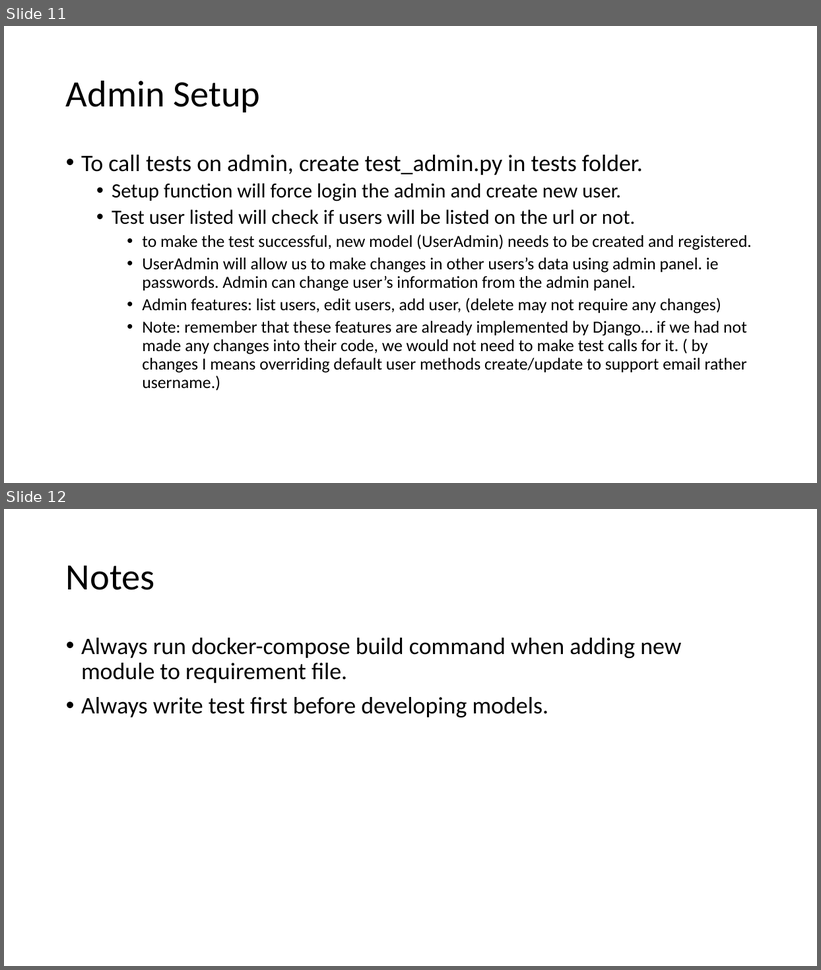
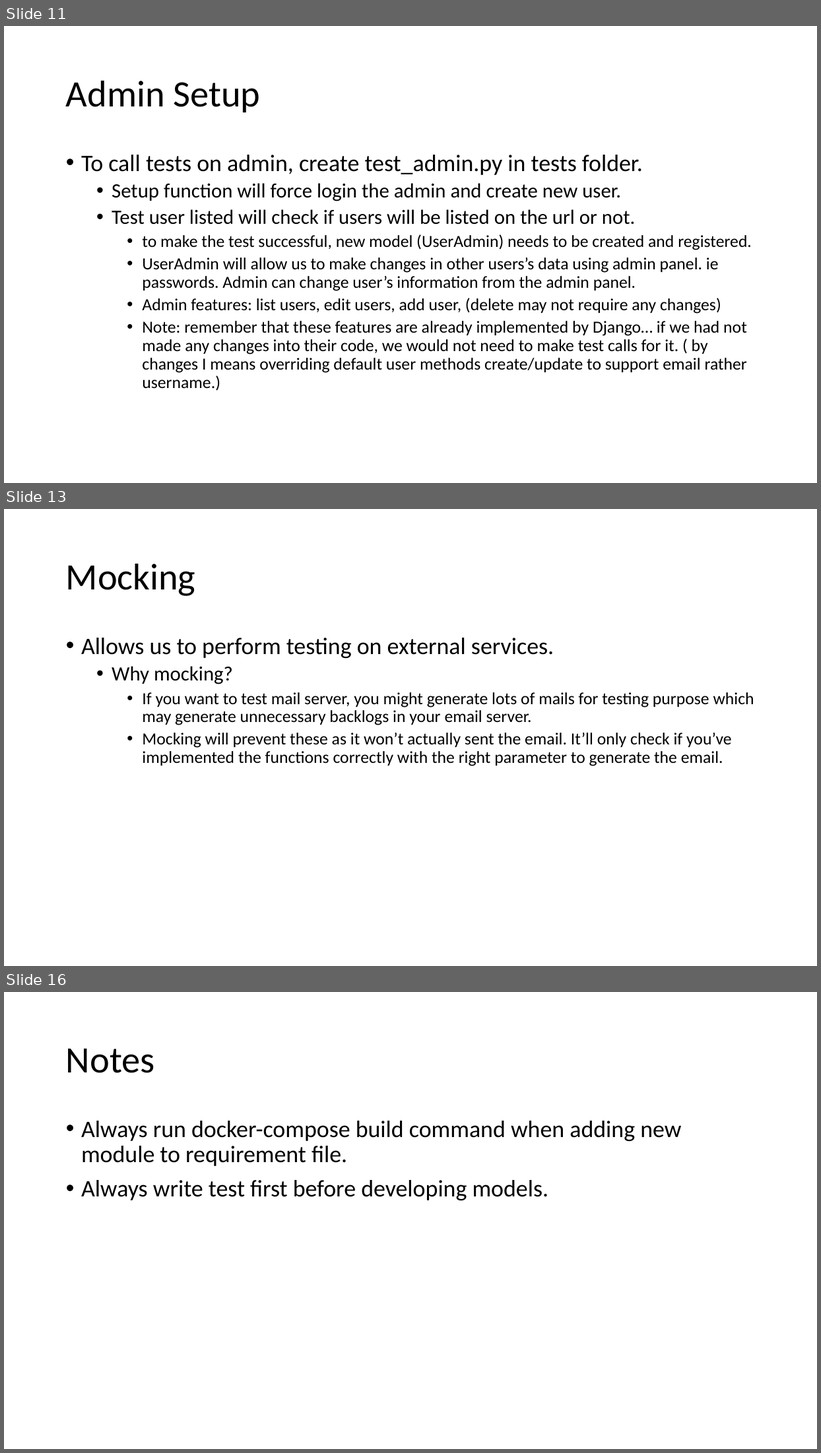
Before and after one commit to Smit24-git/recipe-app-api, a slide deck: Advance Django setup.pptx. Shown one above the other, each under a label of ours: slides 11 and 12 before the commit, slides 11, 13 and 16 after it; the slides between them are not shown. The pictures are 821x970 and 821x1453 pixels, drawn with LibreOffice and Linux fonts; fonts in the diff are those of the drawing. Boxes give left, top, right and bottom in pixels: in the first picture for what was removed or moved away, otherwise in the second. Text is boxed around its words. In the diff, an @@ line names an element or a change of style, - is before the commit and + after.

```diff
--- a/Advance Django setup.pptx
+++ b/Advance Django setup.pptx
@@ slide 13 added at (4,509,817,966), background #FFFFFF @@
@@ title added at (66,563,196,596), 44 pt, text #000000 @@
+Mocking
@@ text added at (81,638,754,766), 20 pt, text #000000 @@
+• Allows us to perform testing on external services.
+  • Why mocking?
+    • If you want to test mail server, you might generate lots of mails for testing purpose which may generate unnecessary backlogs in your email server.
+    • Mocking will prevent these as it won’t actually sent the email. It’ll only check if you’ve implemented the functions correctly with the right parameter to generate the email.
@@ what was slide 12 is now slide 16 @@
```
Also in this commit, not shown: 3 other slides added, 8 other files.
